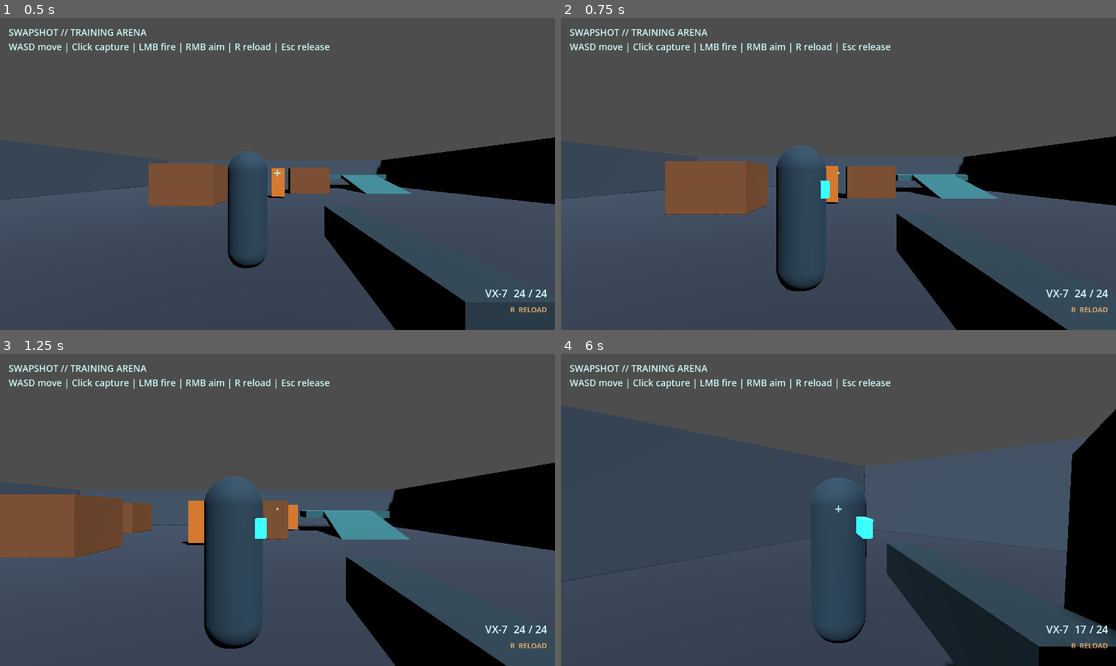
Above: before the commit, frames 1-4 (two rows, left to right).
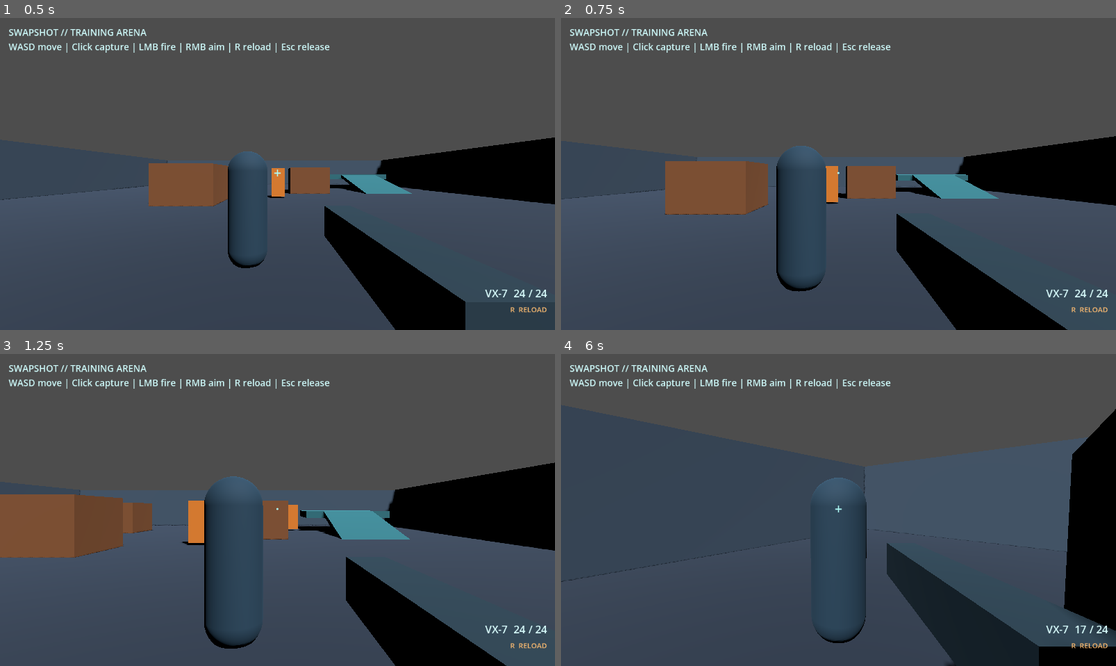
Above: after the commit, the same moments.

Repository: mishraaditya595/swapshot
Game: Godot game, scene res://scenes/main.tscn
Two runs of this game, one before a commit and one after it. Both use one fixed random seed, a clock stepped at 60 frames per second and the inputs below.
Inputs (mouse positions are in pixels of both pictures, inside the frame that each line leads up to):
- Up to frame 1 (0.5 s): no input
- Up to frame 2 (0.75 s): tap Enter at 0.5 s; move the mouse to (960, 158) at 0.52 s; hold D (move_right) from 0.53 s (still down); hold Right mouse button (aim) from 0.53 s (still down); click (960, 158) at 0.67 s
- Up to frame 3 (1.25 s): keep holding D (move_right); keep holding Right mouse button (aim)
- Up to frame 4 (6 s): move the mouse to (810, 510) at 1.27 s; release D (move_right) at 1.28 s; release Right mouse button (aim) at 1.28 s; hold W (move_forward) 1.28-5.78 s; click (810, 510) at 1.35 s; move the mouse to (849, 503) at 2.02 s; hold Right mouse button (aim) 2.03-2.78 s; click (849, 503) at 2.17 s; move the mouse to (832, 516) at 2.77 s; click (832, 516) at 2.85 s; move the mouse to (877, 513) at 3.52 s; hold Right mouse button (aim) 3.53-4.28 s; click (877, 513) at 3.67 s; move the mouse to (794, 506) at 4.27 s; click (794, 506) at 4.35 s; move the mouse to (844, 510) at 5.02 s; hold Right mouse button (aim) 5.03-5.78 s; click (844, 510) at 5.17 s; move the mouse to (816, 503) at 5.77 s; hold D (move_right) from 5.78 s (still down); click (816, 503) at 5.85 s

Frame 1 is identical in both runs. In frame 2, 0.1% of the frame differs, in the area x 46-49%, y 52-58%; in frame 3, 0.1%; in frame 4, 0.2%, in the area x 53-57%, y 52-66%.
Error after the commit: Invalid access to property or key 'rotation' on a base object of type 'null instance'. (res://scripts/player_controller.gd:89)

Commit message:
fix(MS-02): align visible character and mount rifle to shoulder

Diff:
--- a/scripts/player_controller.gd
+++ b/scripts/player_controller.gd
@@ -11,6 +11,7 @@
 @onready var camera_pivot: Node3D = $CameraPivot
 @onready var camera_boom: SpringArm3D = $CameraPivot/CameraBoom
 @onready var visual_root: Node3D = $VisualRoot
+@onready var weapon_pitch: Node3D = $VisualRoot/WeaponPivot
 
 
 func _ready() -> void:
@@ -74,15 +75,18 @@
 
     move_and_slide()
 
-    # Turn the visual mesh instead of the physics body, so look yaw and the
-    # over-the-shoulder camera do not snap when movement direction changes.
-    if not world_direction.is_zero_approx():
+    # Look mode owns combat facing, even while stationary or strafing.
+    # Keep the physics body yaw independent for camera-relative movement.
+    if Input.mouse_mode == Input.MOUSE_MODE_CAPTURED:
+        visual_root.rotation.y = camera_pivot.rotation.y
+    elif not world_direction.is_zero_approx():
         var desired_angle: float = atan2(-world_direction.x, -world_direction.z)
         visual_root.rotation.y = lerp_angle(
-            visual_root.rotation.y,
-            desired_angle,
-            minf(1.0, turn_speed * delta)
+            visual_root.rotation.y, desired_angle, minf(1.0, turn_speed * delta)
         )
+
+    # Tilt only the shoulder weapon, not the character collision/body.
+    weapon_pitch.rotation.x = camera_boom.rotation.x
 
 
 func _release_mouse() -> void:
